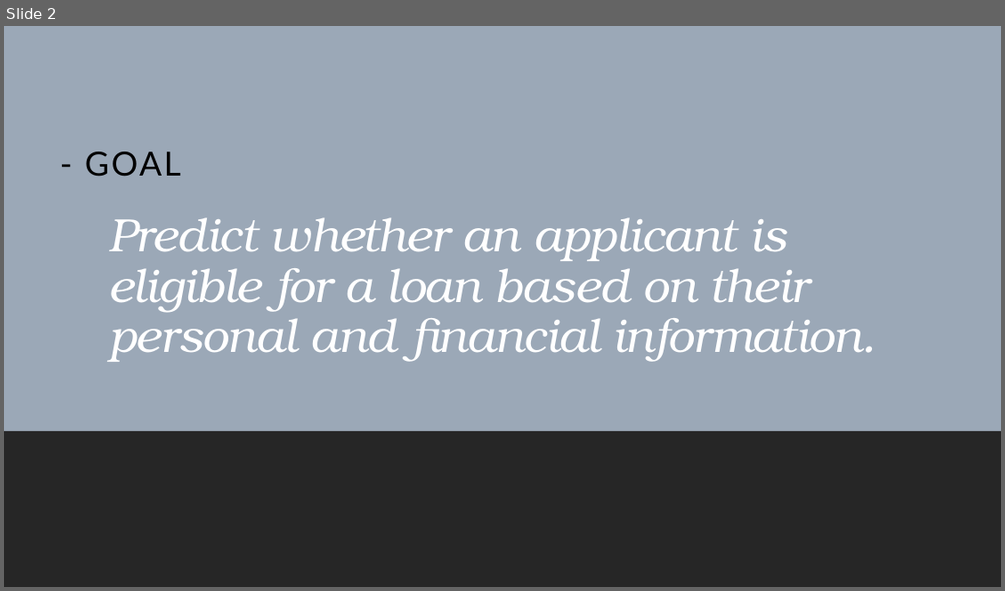
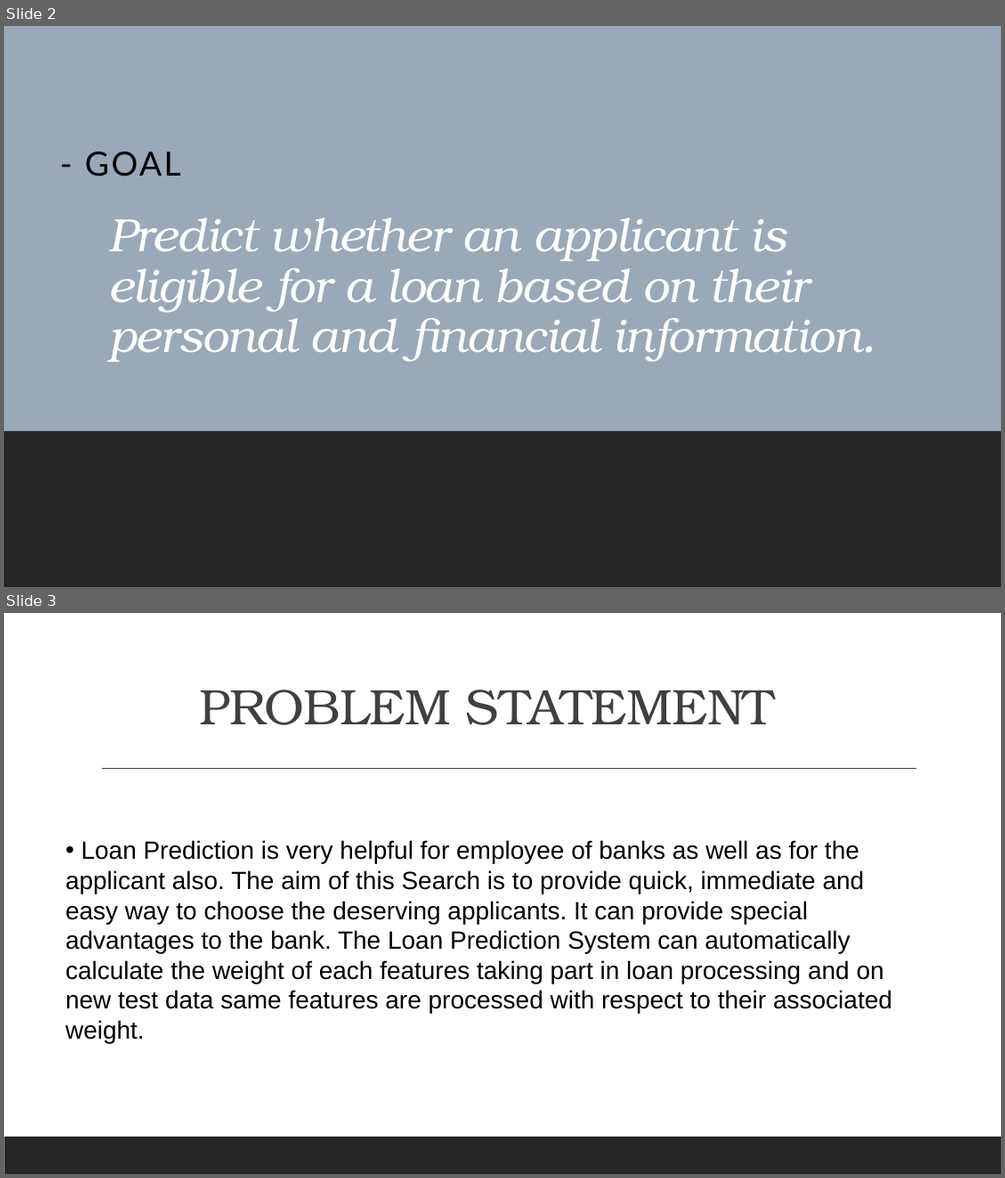
Before and after one commit to MuhammadWaqiShakil/AI-Project, a slide deck: Project AI/AI Presentation.pptx. Shown one above the other, each under a label of ours: slide 2 before the commit, slides 2 and 3 after it. The pictures are 1005x591 and 1005x1178 pixels, drawn with LibreOffice and Linux fonts; fonts in the diff are those of the drawing. Boxes give left, top, right and bottom in pixels: in the first picture for what was removed or moved away, otherwise in the second. Text is boxed around its words. In the diff, an @@ line names an element or a change of style, - is before the commit and + after.

```diff
--- a/Project AI/AI Presentation.pptx
+++ b/Project AI/AI Presentation.pptx
@@ slide 3 added at (4,613,1001,1174), background #FFFFFF; not listed: 1 template element that a slide beside it also shows @@
@@ title added at (199,690,775,725), 48 pt, text #404040 @@
+PROBLEM STATEMENT
@@ line added from (102, 769) to (917, 769), #404040 1 pt @@
@@ text added at (65,840,892,1043), 24 pt, text #000000 @@
+• Loan Prediction is very helpful for employee of banks as well as for the applicant also. The aim of this Search is to provide quick, immediate and easy way to choose the deserving applicants. It can provide special advantages to the bank. The Loan Prediction System can automatically calculate the weight of each features taking part in loan processing and on new test data same features are processed with respect to their associated weight.
```
Also in this commit, not shown: 6 other slides added, 1 slide removed.
